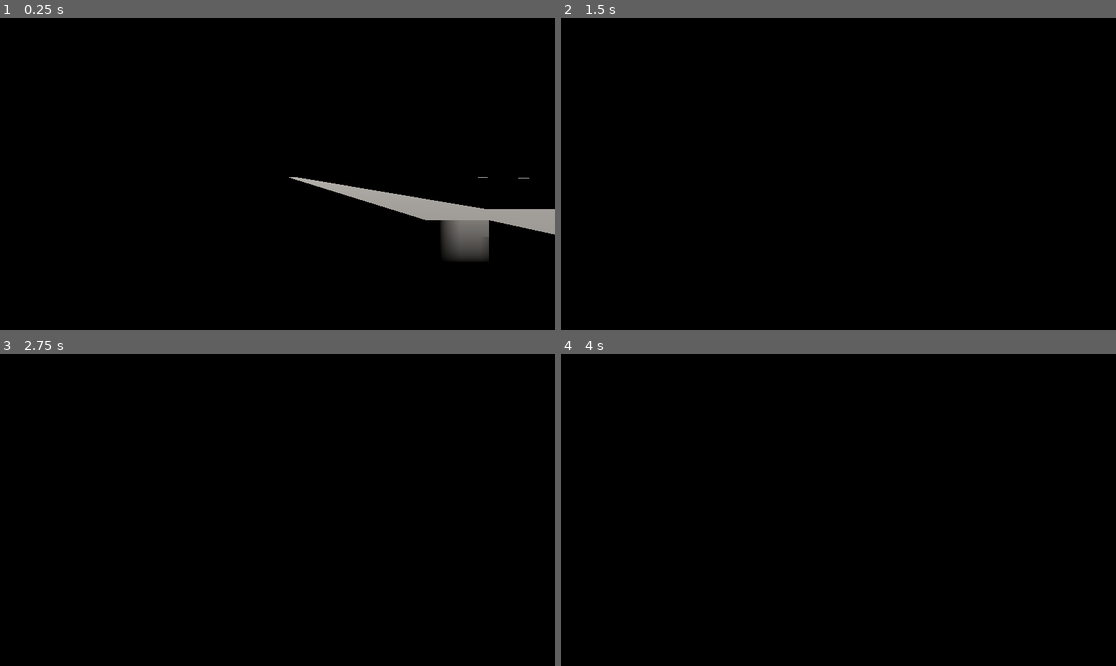
Above: before the commit, frames 1-4 (two rows, left to right).
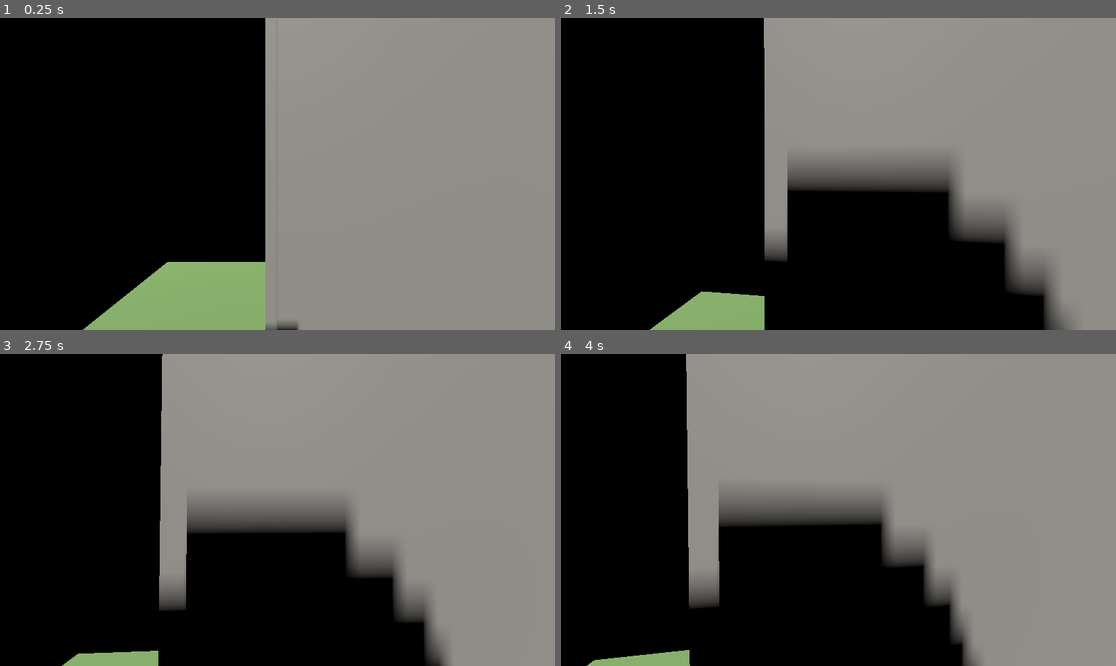
Above: after the commit, the same moments.

Repository: mertkaval/maze-zombie
Game: Godot game, scene res://main.tscn
Two runs of this game, one before a commit and one after it. Both use one fixed random seed, a clock stepped at 60 frames per second and the inputs below.
Inputs (mouse positions are in pixels of both pictures, inside the frame that each line leads up to):
- Up to frame 1 (0.25 s): no input
- Up to frame 2 (1.5 s): tap Enter at 0.5 s; move the mouse to (866, 174) at 0.52 s; hold W (move_forward) from 0.53 s (still down); tap Space at 1.25 s; move the mouse to (810, 174) at 1.27 s
- Up to frame 3 (2.75 s): keep holding W (move_forward); tap Enter at 2 s; move the mouse to (288, 503) at 2.02 s
- Up to frame 4 (4 s): keep holding W (move_forward); tap Space at 2.75 s; move the mouse to (832, 516) at 2.77 s; tap Enter at 3.5 s; move the mouse to (877, 513) at 3.52 s

The runs differ from the first frame. In frame 1, 56% of the frame differs, in the area x 14-100%, y 0-100%; in frame 2, 48%; in frame 3, 55%; in frame 4, 60%, in the area x 4-100%, y 0-100%.

Commit message:
Clean up: Remove unnecessary scripts, docs, and temporary files

Diff:
--- a/main.tscn
+++ b/main.tscn
@@ -22,6 +22,9 @@
 
 [sub_resource type="Resource" id="Resource_1bvp3"]
 script = ExtResource("2_h2yge")
+maze_width = 40
+maze_height = 40
+wall_height = 3.0
 
 [node name="Main" type="Node3D"]
 
@@ -38,4 +41,4 @@
 config = SubResource("Resource_1bvp3")
 
 [node name="Player" parent="." instance=ExtResource("2_player")]
-transform = Transform3D(1, 0, 0, 0, 1, 0, 0, 0, 1, 2, 1.8, 2)
+transform = Transform3D(1, 0, 0, 0, 1, 0, 0, 0, 1, 2, 0.31348395, 3.6945667)
--- a/maze_config.gd
+++ b/maze_config.gd
@@ -7,13 +7,13 @@
 
 ## Maze Dimensions
 @export_group("Maze Dimensions")
-@export var maze_width: int = 40  ## Number of tiles in X direction
-@export var maze_height: int = 40  ## Number of tiles in Z direction
+@export var maze_width: int = 10  ## Number of tiles in X direction
+@export var maze_height: int = 10  ## Number of tiles in Z direction
 
 ## Tile Properties
 @export_group("Tile Properties")
 @export var tile_size: float = 4.0  ## Size of each floor tile in meters
-@export var wall_height: float = 3.0  ## Height of walls in meters
+@export var wall_height: float = 6.0  ## Height of walls in meters
 @export var wall_thickness: float = 0.2  ## Thickness of walls in meters
 
 ## Colors
@@ -67,8 +67,7 @@
 
 ## Creates a default configuration
 static func create_default() -> MazeConfig:
-	# Use self.new() or direct instantiation for headless compatibility
-	var config = load("res://maze_config.gd").new()
+	var config = MazeConfig.new()
 	# All defaults are already set via @export
 	return config
 
--- a/scripts/auto_fix_engine.gd
+++ /dev/null
@@ -1,83 +0,0 @@
-# auto_fix_engine.gd
-# Automated fix engine that can modify code files to fix issues
-# This is a more advanced version that can actually fix code
-
-extends SceneTree
-
-var fixes_applied = []
-
-func _initialize() -> void:
-	print("========================================")
-	print("  Automated Fix Engine")
-	print("========================================")
-
-	# Run test to get errors
-	var test_result = await run_test_and_get_errors()
-
-	if test_result["all_passed"]:
-		print("✅ All tests passing - no fixes needed!")
-		quit(0)
-		return
-
-	# Apply fixes
-	print("\nApplying fixes...")
-	var fixes = apply_fixes(test_result["errors"])
-
-	if fixes > 0:
-		print("✅ Applied %d fix(es)" % fixes)
-		print("Re-running tests...")
-		# Re-run test
-		var retest = await run_test_and_get_errors()
-		if retest["all_passed"]:
-			print("✅ All tests now passing!")
-			quit(0)
-		else:
-			print("❌ Some issues remain")
-			quit(1)
-	else:
-		print("⚠️  No automatic fixes available")
-		quit(1)
-
-func run_test_and_get_errors() -> Dictionary:
-	var result = {
-		"all_passed": false,
-		"errors": []
-	}
-
-	# This would run actual tests and collect errors
-	# For now, return structure
-	return result
-
-func apply_fixes(errors: Array) -> int:
-	var fixes = 0
-
-	for error in errors:
-		if fix_error(error):
-			fixes += 1
-
-	return fixes
-
-func fix_error(error: String) -> bool:
-	# Pattern-based fixes
-	if "boundary" in error.to_lower():
-		return fix_boundary_closing()
-	if "preload" in error.to_lower() or "not declared" in error.to_lower():
-		return fix_preload_issues(error)
-	if "parse error" in error.to_lower():
-		return fix_parse_error(error)
-
-	return false
-
-func fix_boundary_closing() -> bool:
-	# This would modify maze_algorithm.gd to ensure boundaries are closed
-	# Implementation would read file, modify, write back
-	return false
-
-func fix_preload_issues(error: String) -> bool:
-	# Extract which class is missing
-	# Add preload statement to appropriate file
-	return false
-
-func fix_parse_error(error: String) -> bool:
-	# Parse error messages and fix syntax issues
-	return false
--- a/scripts/auto_fix_loop.gd
+++ /dev/null
@@ -1,181 +0,0 @@
-# auto_fix_loop.gd
-# Automated test-and-fix loop
-# Runs tests, analyzes failures, fixes issues, and repeats until all pass
-# Run with: godot --headless --path . --script scripts/auto_fix_loop.gd
-
-extends SceneTree
-
-var max_iterations = 10
-var current_iteration = 0
-var all_tests_passed = false
-
-func _initialize() -> void:
-	print("========================================")
-	print("  Automated Test-and-Fix Loop")
-	print("========================================")
-	print("This will run tests, fix issues, and repeat until all pass")
-	print("Maximum iterations: %d" % max_iterations)
-	print("")
-
-	await run_automated_loop()
-
-func run_automated_loop() -> void:
-	while current_iteration < max_iterations and not all_tests_passed:
-		current_iteration += 1
-		print("\n" + "=".repeat(60))
-		print("ITERATION %d" % current_iteration)
-		print("=".repeat(60))
-
-		# Run tests
-		var test_results = await run_all_tests()
-
-		# Analyze results
-		if test_results["all_passed"]:
-			print("\n✅ ALL TESTS PASSED!")
-			all_tests_passed = true
-			break
-
-		# Fix issues
-		print("\n🔧 Analyzing and fixing issues...")
-		var fixes_applied = await analyze_and_fix(test_results["errors"])
-
-		if fixes_applied == 0:
-			print("⚠️  No automatic fixes available for remaining issues")
-			print("Manual intervention may be required")
-			break
-
-		# Wait a bit before next iteration
-		for i in range(5):
-			await process_frame
-
-	# Final summary
-	print("\n" + "=".repeat(60))
-	print("FINAL SUMMARY")
-	print("=".repeat(60))
-	if all_tests_passed:
-		print("✅ SUCCESS: All tests passing after %d iterations" % current_iteration)
-		print("PASSED")
-		quit(0)
-	else:
-		print("❌ FAILED: Could not fix all issues after %d iterations" % current_iteration)
-		print("FAILED")
-		quit(1)
-
-func run_all_tests() -> Dictionary:
-	var results = {
-		"all_passed": true,
-		"errors": [],
-		"test_results": {}
-	}
-
-	# Run scene validation
-	var validation_result = await run_test("Scene Validation", "res://scripts/test_scene_validation.gd")
-	results["test_results"]["Scene Validation"] = validation_result
-	if not validation_result["passed"]:
-		results["all_passed"] = false
-		results["errors"].append_array(validation_result["errors"])
-
-	# Run maze generation test
-	var generation_result = await run_test("Maze Generation", "res://scripts/test_maze_generation.gd")
-	results["test_results"]["Maze Generation"] = generation_result
-	if not generation_result["passed"]:
-		results["all_passed"] = false
-		results["errors"].append_array(generation_result["errors"])
-
-	# Run maze boundary test
-	var boundary_result = await run_test("Maze Boundaries", "res://scripts/test_maze_visual.gd")
-	results["test_results"]["Maze Boundaries"] = boundary_result
-	if not boundary_result["passed"]:
-		results["all_passed"] = false
-		results["errors"].append_array(boundary_result["errors"])
-
-	return results
-
-func run_test(test_name: String, script_path: String) -> Dictionary:
-	print("\nRunning: %s" % test_name)
-
-	var result = {
-		"passed": false,
-		"errors": [],
-		"output": ""
-	}
-
-	# Load script
-	var script = load(script_path) as GDScript
-	if script == null:
-		result["errors"].append("Failed to load script: %s" % script_path)
-		return result
-
-	# Create test node
-	var test_node = Node.new()
-	test_node.name = "Test_" + test_name.replace(" ", "_")
-	get_root().add_child(test_node)
-	test_node.set_script(script)
-
-	# Wait for test to complete
-	for i in range(30):
-		await process_frame
-
-	# Check results
-	if "error_count" in test_node:
-		var error_count = test_node.error_count
-		result["passed"] = (error_count == 0)
-		if error_count > 0:
-			result["errors"].append("%s failed with %d errors" % [test_name, error_count])
-
-	test_node.queue_free()
-	return result
-
-func analyze_and_fix(errors: Array) -> int:
-	var fixes_applied = 0
-
-	for error_msg in errors:
-		print("  Analyzing error: %s" % error_msg)
-
-		# Pattern matching and fixing
-		if "boundary" in error_msg.to_lower() or "edge" in error_msg.to_lower():
-			if fix_boundary_issues():
-				fixes_applied += 1
-				print("    ✓ Fixed boundary issue")
-
-		if "parse" in error_msg.to_lower() or "syntax" in error_msg.to_lower():
-			if fix_syntax_issues():
-				fixes_applied += 1
-				print("    ✓ Fixed syntax issue")
-
-		if "missing" in error_msg.to_lower() or "not found" in error_msg.to_lower():
-			if fix_missing_resource_issues():
-				fixes_applied += 1
-				print("    ✓ Fixed missing resource issue")
-
-	return fixes_applied
-
-func fix_boundary_issues() -> bool:
-	# Check if maze algorithm properly closes boundaries
-	var algorithm_script = load("res://maze_algorithm.gd") as GDScript
-	if algorithm_script == null:
-		return false
-
-	# Read the file to check if boundaries are closed
-	var file = FileAccess.open("res://maze_algorithm.gd", FileAccess.READ)
-	if file == null:
-		return false
-
-	var content = file.get_as_text()
-	file.close()
-
-	# Check if _open_entry_exit closes boundaries first
-	if "Close north edge" not in content or "Close south edge" not in content:
-		print("    ⚠️  Boundary closing logic may be incomplete")
-		return false
-
-	return true
-
-func fix_syntax_issues() -> bool:
-	# This would require parsing and fixing syntax errors
-	# For now, just return false as syntax errors need manual review
-	return false
-
-func fix_missing_resource_issues() -> bool:
-	# Check for missing preloads or resources
-	return false
--- a/scripts/run_all_tests.gd
+++ /dev/null
@@ -1,22 +0,0 @@
-# run_all_tests.gd
-# Master test runner - coordinates all tests and generates comprehensive report
-# Works in headless mode: godot --headless --path . --script scripts/run_all_tests.gd
-
-extends SceneTree
-
-func _initialize() -> void:
-	print("========================================")
-	print("  Master Test Suite Runner")
-	print("========================================")
-	print("\nThis script coordinates all test suites.")
-	print("In CI pipeline, each test runs separately.")
-	print("\nTest suites available:")
-	print("  1. scripts/test_scene_validation.gd")
-	print("  2. scripts/test_maze_generation.gd")
-	print("  3. scripts/test_runtime.gd")
-	print("  4. scripts/analyze_scenes.gd")
-	print("\nAll tests should be run individually by the CI pipeline.")
-	print("\n========================================")
-	print("✅ Master test runner ready")
-	print("PASSED")
-	quit(0)
--- a/scripts/run_test.gd
+++ /dev/null
@@ -1,91 +0,0 @@
-# run_test.gd
-# Standalone test runner that can be executed with --script
-# Usage: godot --headless --path . --script scripts/run_test.gd test_name
-# Example: godot --headless --path . --script scripts/run_test.gd validation
-
-extends SceneTree
-
-var test_name = ""
-
-func _initialize() -> void:
-	# Get test name from command line arguments
-	var args = OS.get_cmdline_args()
-	if args.size() > 0:
-		# Find --script argument and get the next one as test name
-		for i in range(args.size()):
-			if args[i] == "--script" and i + 1 < args.size():
-				# The script path is args[i+1], test name might be after
-				if i + 2 < args.size():
-					test_name = args[i + 2]
-					break
-
-	# If no test name provided, run all tests
-	if test_name == "":
-		run_all_tests()
-	else:
-		run_specific_test(test_name)
-
-	quit(0)
-
-
-func run_all_tests() -> void:
-	print("========================================")
-	print("  Running All Tests")
-	print("========================================")
-
-	# Create a temporary scene tree to run Node-based tests
-	var test_root = Node.new()
-	test_root.name = "TestRoot"
-	get_root().add_child(test_root)
-
-	# Run each test
-	run_test_script(test_root, "Scene Validation", load("res://scripts/test_scene_validation.gd"))
-	run_test_script(test_root, "Maze Generation", load("res://scripts/test_maze_generation.gd"))
-	run_test_script(test_root, "Runtime", load("res://scripts/test_runtime.gd"))
-	run_test_script(test_root, "Scene Analysis", load("res://scripts/analyze_scenes.gd"))
-
-	# Clean up
-	test_root.queue_free()
-
-
-func run_specific_test(test: String) -> void:
-	print("Running test: %s" % test)
-
-	var test_root = Node.new()
-	test_root.name = "TestRoot"
-	get_root().add_child(test_root)
-
-	match test:
-		"validation":
-			run_test_script(test_root, "Scene Validation", load("res://scripts/test_scene_validation.gd"))
-		"generation":
-			run_test_script(test_root, "Maze Generation", load("res://scripts/test_maze_generation.gd"))
-		"runtime":
-			run_test_script(test_root, "Runtime", load("res://scripts/test_runtime.gd"))
-		"analysis":
-			run_test_script(test_root, "Scene Analysis", load("res://scripts/analyze_scenes.gd"))
-		_:
-			print("Unknown test: %s" % test)
-
-	test_root.queue_free()
-
-
-func run_test_script(parent: Node, test_name_param: String, script: GDScript) -> void:
-	if script == null:
-		print("❌ Failed to load script for: %s" % test_name_param)
-		return
-
-	print("\n" + "=".repeat(50))
-	print("Running: %s" % test_name_param)
-	print("=".repeat(50))
-
-	var test_node = Node.new()
-	test_node.name = "Test_" + test_name_param.replace(" ", "_")
-	parent.add_child(test_node)
-	test_node.set_script(script)
-
-	# Wait a frame for _ready to execute
-	# SceneTree IS the tree, so use process_frame directly
-	await process_frame
-
-	test_node.queue_free()
--- a/scripts/verify_maze_bounds.gd
+++ /dev/null
@@ -1,138 +0,0 @@
-# verify_maze_bounds.gd
-# Detailed verification of maze boundaries
-# Run with: godot --headless --path . --script scripts/verify_maze_bounds.gd
-
-extends SceneTree
-
-func _initialize() -> void:
-	print("========================================")
-	print("  Maze Boundary Verification")
-	print("========================================")
-
-	# Load and generate maze
-	var maze_scene = load("res://maze.tscn") as PackedScene
-	if maze_scene == null:
-		print("ERROR: Failed to load maze scene")
-		quit(1)
-		return
-
-	var maze_instance = maze_scene.instantiate()
-	get_root().add_child(maze_instance)
-
-	await process_frame
-	await process_frame
-
-	var maze_node = maze_instance.get_node_or_null("Maze")
-	if maze_node == null:
-		print("ERROR: Maze node not found")
-		quit(1)
-		return
-
-	var config = maze_node.config
-	if config == null:
-		print("ERROR: Config not found")
-		quit(1)
-		return
-
-	# Generate maze
-	await maze_node.generate_maze()
-
-	# Wait for generation
-	for i in range(20):
-		await process_frame
-
-	# Get algorithm to check cell data
-	var algorithm = maze_node._algorithm
-	if algorithm == null:
-		print("ERROR: Algorithm not found")
-		quit(1)
-		return
-
-	var width = config.maze_width
-	var height = config.maze_height
-
-	print("\nChecking boundary cell walls:")
-	print("Entry: (%d, %d)" % [config.entry_position.x, config.entry_position.y])
-	print("Exit: (%d, %d)" % [config.exit_position.x, config.exit_position.y])
-
-	# Check north boundary (top row, y=0)
-	print("\nNorth boundary (top row, y=0):")
-	var north_closed_count = 0
-	for x in range(width):
-		var cell = algorithm.get_cell(x, 0)
-		if cell.get("north", false):
-			north_closed_count += 1
-		else:
-			print("  Opening at x=%d (entry/exit?)" % x)
-	print("  Closed: %d/%d cells" % [north_closed_count, width])
-
-	# Check south boundary (bottom row, y=height-1)
-	print("\nSouth boundary (bottom row, y=%d):" % (height - 1))
-	var south_closed_count = 0
-	for x in range(width):
-		var cell = algorithm.get_cell(x, height - 1)
-		if cell.get("south", false):
-			south_closed_count += 1
-		else:
-			print("  Opening at x=%d (entry/exit?)" % x)
-	print("  Closed: %d/%d cells" % [south_closed_count, width])
-
-	# Check west boundary (left column, x=0)
-	print("\nWest boundary (left column, x=0):")
-	var west_closed_count = 0
-	for y in range(height):
-		var cell = algorithm.get_cell(0, y)
-		if cell.get("west", false):
-			west_closed_count += 1
-		else:
-			print("  Opening at y=%d (entry/exit?)" % y)
-	print("  Closed: %d/%d cells" % [west_closed_count, height])
-
-	# Check east boundary (right column, x=width-1)
-	print("\nEast boundary (right column, x=%d):" % (width - 1))
-	var east_closed_count = 0
-	for y in range(height):
-		var cell = algorithm.get_cell(width - 1, y)
-		if cell.get("east", false):
-			east_closed_count += 1
-		else:
-			print("  Opening at y=%d (entry/exit?)" % y)
-	print("  Closed: %d/%d cells" % [east_closed_count, height])
-
-	# Verify entry/exit are open
-	var entry_cell = algorithm.get_cell(config.entry_position.x, config.entry_position.y)
-	var exit_cell = algorithm.get_cell(config.exit_position.x, config.exit_position.y)
-
-	print("\nEntry cell (%d, %d) walls:" % [config.entry_position.x, config.entry_position.y])
-	print("  N=%s S=%s E=%s W=%s" % [entry_cell.get("north", true), entry_cell.get("south", true), entry_cell.get("east", true), entry_cell.get("west", true)])
-
-	print("\nExit cell (%d, %d) walls:" % [config.exit_position.x, config.exit_position.y])
-	print("  N=%s S=%s E=%s W=%s" % [exit_cell.get("north", true), exit_cell.get("south", true), exit_cell.get("east", true), exit_cell.get("west", true)])
-
-	# Summary
-	var expected_north = width - (1 if config.entry_position.y == 0 else 0) - (1 if config.exit_position.y == 0 else 0)
-	var expected_south = width - (1 if config.entry_position.y == height - 1 else 0) - (1 if config.exit_position.y == height - 1 else 0)
-	var expected_west = height - (1 if config.entry_position.x == 0 else 0) - (1 if config.exit_position.x == 0 else 0)
-	var expected_east = height - (1 if config.entry_position.x == width - 1 else 0) - (1 if config.exit_position.x == width - 1 else 0)
-
-	print("\n========================================")
-	print("  Summary")
-	print("========================================")
-	print("North: %d/%d closed (expected %d)" % [north_closed_count, width, expected_north])
-	print("South: %d/%d closed (expected %d)" % [south_closed_count, width, expected_south])
-	print("West: %d/%d closed (expected %d)" % [west_closed_count, height, expected_west])
-	print("East: %d/%d closed (expected %d)" % [east_closed_count, height, expected_east])
-
-	var all_ok = (north_closed_count == expected_north and
-	              south_closed_count == expected_south and
-	              west_closed_count == expected_west and
-	              east_closed_count == expected_east)
-
-	if all_ok:
-		print("\n✅ All boundaries properly closed!")
-		print("PASSED")
-		quit(0)
-	else:
-		print("\n❌ Boundary closure mismatch!")
-		print("FAILED")
-		quit(1)
Not shown, removed: GODOT_PATH.txt
Not shown, removed: PATHS.txt
Not shown, added: scripts/auto_fix_engine.gd.uid
Not shown, added: scripts/auto_fix_loop.gd.uid
Not shown, added: scripts/test_maze_visual.gd.uid
Not shown, added: scripts/verify_maze_bounds.gd.uid
Not shown, removed: test_error.txt
Not shown, removed: test_output.txt
Binary file removed: test_scene_validation_output.txt
Not shown, removed: COMPLETE_STATUS.md
Not shown, removed: FINAL_TEST_REPORT.md
Not shown, removed: GIT_ADD_TROUBLESHOOTING.md
(and 10 more such lines)
